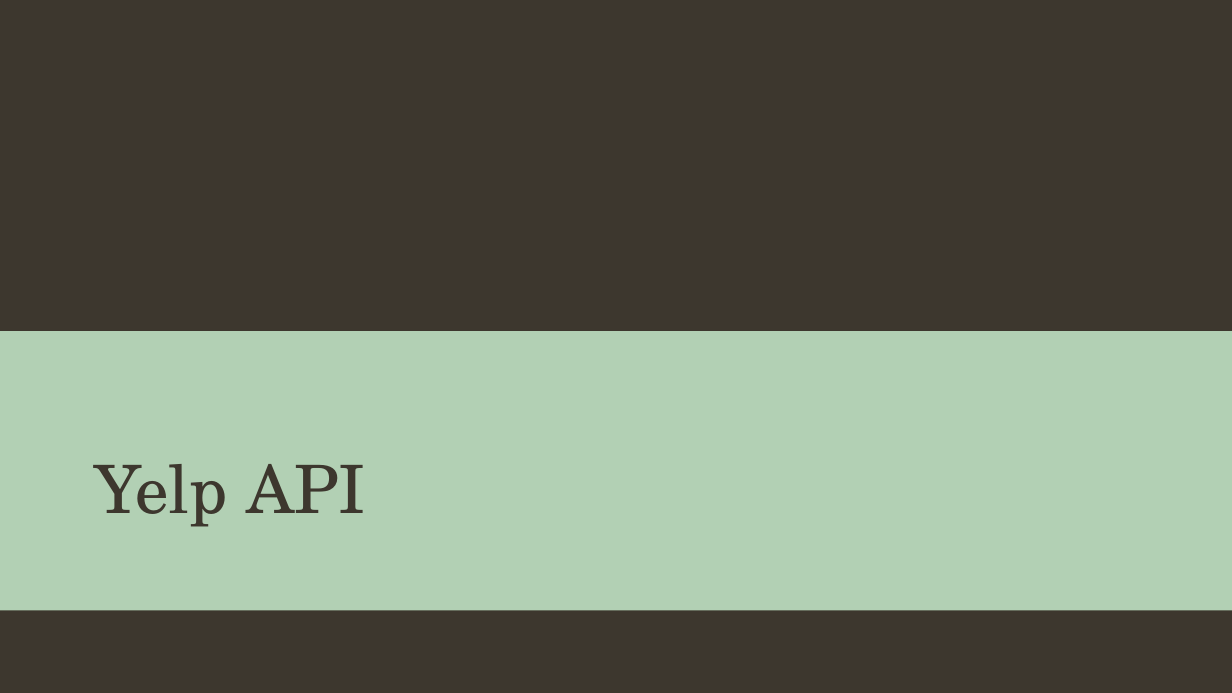
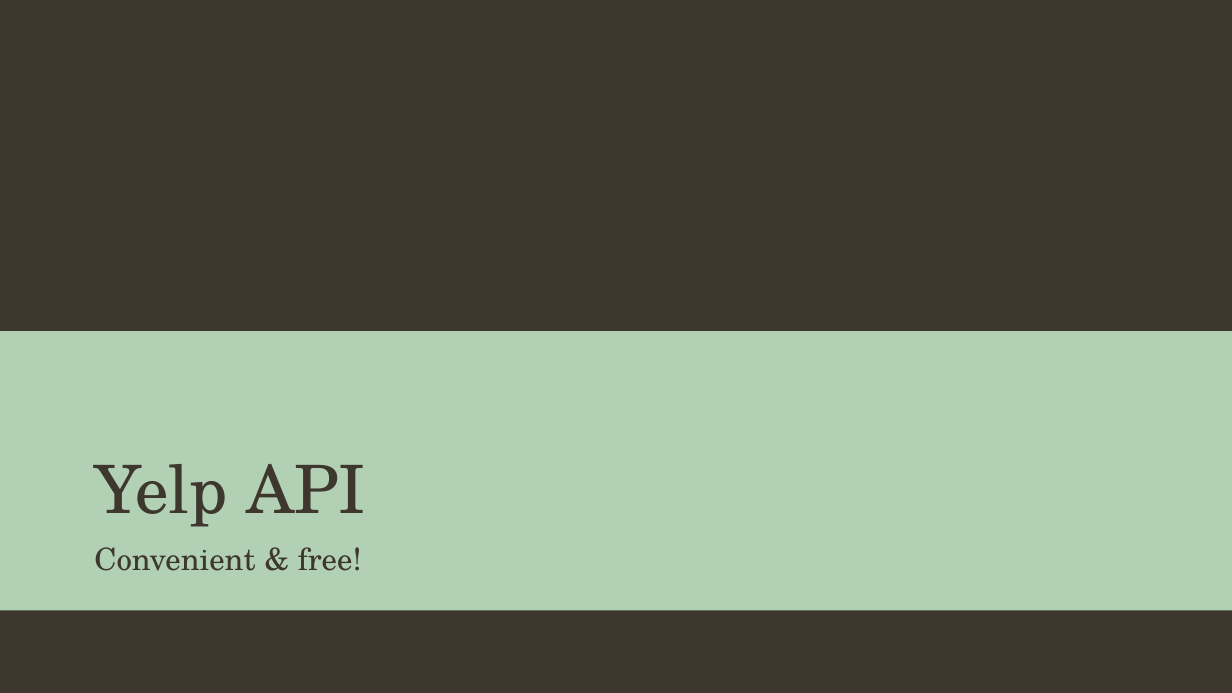
Before and after one commit to hannahdoby/project-3, a slide deck: slide 5 of YelpForTravelHelp.pptx. Drawn at 1232x693 pixels with LibreOffice and Linux fonts; fonts in the diff are those of the drawing; background and template pictures are left out. Boxes give left, top, right and bottom in pixels: in the first picture for what was removed or moved away, otherwise in the second. Text is boxed around its words. In the diff, an @@ line names an element or a change of style, - is before the commit and + after.

```diff
--- a/YelpForTravelHelp.pptx
+++ b/YelpForTravelHelp.pptx
@@ text added at [94, 547, 362, 571], 24 pt, text #3D372E @@
+Convenient & free!
```
Also in this commit, not shown: 3 other slides changed, 5 slides added, 5 slides removed.
